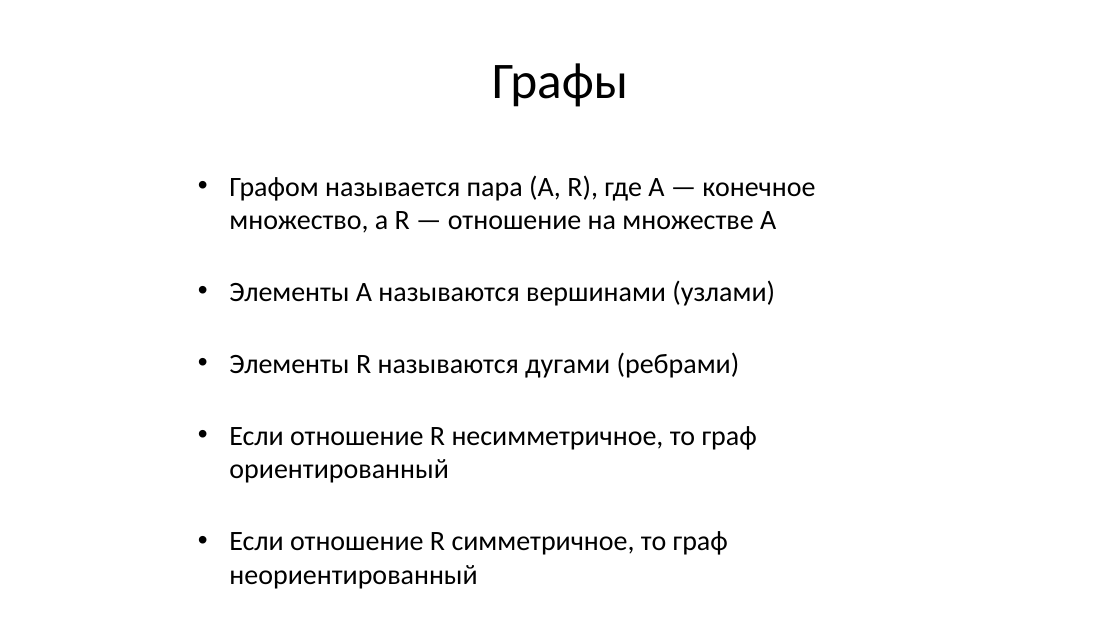
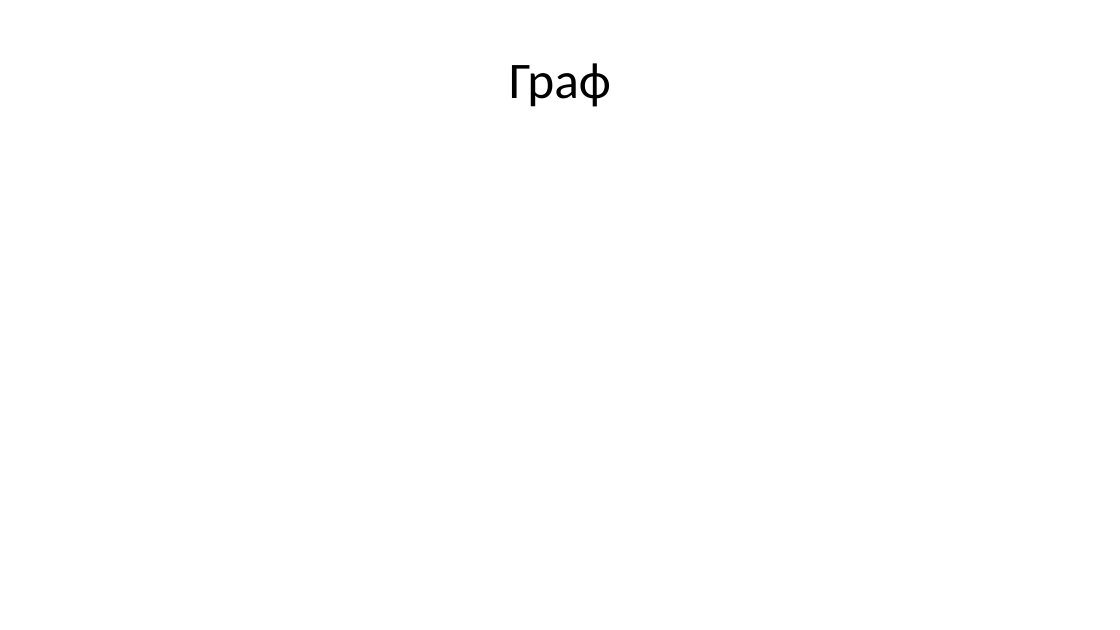
Before and after one commit to Evgueni-Petrov-aka-espetrov/Algorithms-and-Programming-in-C-pptx, a slide deck: slide 59 of 09 Списки (окончание) Графы.pptx (slide 18 before the commit). Drawn at 1120x630 pixels with LibreOffice and Linux fonts; fonts in the diff are those of the drawing. Boxes give left, top, right and bottom in pixels: in the first picture for what was removed or moved away, otherwise in the second. Text is boxed around its words. In the diff, an @@ line names an element or a change of style, - is before the commit and + after.

```diff
--- a/09 Списки (окончание) Графы.pptx
+++ b/09 Списки (окончание) Графы.pptx
@@ title at <box>509,63,611,107</box>: text changed @@
-Графы
+Граф
@@ text removed at <box>229,175,815,589</box> @@
-• Графом называется пара (А, R), где А — конечное множество, а R — отношение на множестве А
-• Элементы А называются вершинами (узлами)
-• Элементы R называются дугами (ребрами)
-• Если отношение R несимметричное, то граф ориентированный
-• Если отношение R симметричное, то граф неориентированный
```
Also in this commit, not shown: 16 other slides changed, 88 slides added, 14 slides removed.
